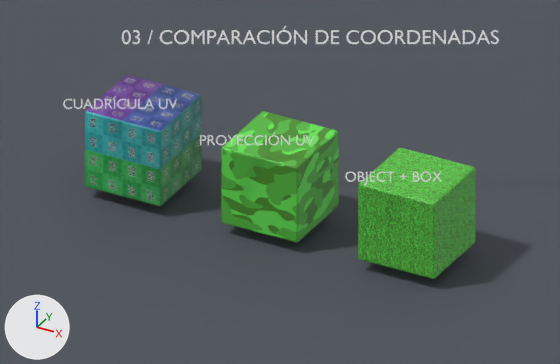
Before and after pictures for a commit that changed the Blender file entrega/03_mapeo_uv.blend.
The view is the same before and after, from the file's camera 'Cámara entrega'. Every picture has the same lights, and +X, +Y and +Z are marked at lower left. The first picture is the older version.

Names of what the first picture shows: 'Camo Object Box', 'Camo UV', 'Etiqueta - 03 / COMPARACIÓN DE COORDENADAS', 'Etiqueta - CUADRÍCULA UV', 'Etiqueta - OBJECT + BOX', 'Etiqueta - PROYECCIÓN UV', 'Plataforma de estudio', 'UV Grid'.
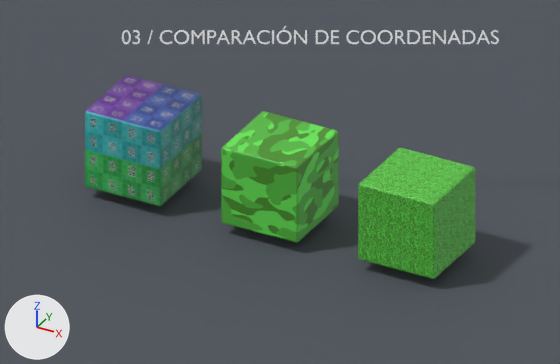
Boxes [x1, y1, x2, y2] around the edits, measured in the pictures (560 x 364 px):
'Etiqueta - 03 / COMPARACIÓN DE COORDENADAS', text changed: [122, 26, 499, 44] in both
'Etiqueta - PROYECCIÓN UV', deleted: before [200, 132, 314, 145]
'Etiqueta - CUADRÍCULA UV', deleted: before [63, 96, 177, 109]
'Etiqueta - OBJECT + BOX', deleted: before [345, 171, 442, 185]

Diff of the bpy script that builds the scene:
```diff
--- a/entrega/03_mapeo_uv.blend.py
+++ b/entrega/03_mapeo_uv.blend.py
@@ ob_etiqueta___cuadrícula_uv @@
-ob_etiqueta___cuadrícula_uv = bpy.data.objects.new('Etiqueta - CUADRÍCULA UV', txt_texto)
-ob_etiqueta___cuadrícula_uv.location = (-3.2, -1.0, 2.46)
-ob_etiqueta___cuadrícula_uv.rotation_euler = (1.061, 0.0, 0.499)  # degrees (61, 0, 29)
@@ ob_etiqueta___object___box @@
-ob_etiqueta___object___box = bpy.data.objects.new('Etiqueta - OBJECT + BOX', txt_texto_002)
-ob_etiqueta___object___box.location = (3.2, -1.0, 2.46)
-ob_etiqueta___object___box.rotation_euler = (1.061, 0.0, 0.499)  # degrees (61, 0, 29)
@@ ob_etiqueta___proyección_uv @@
-ob_etiqueta___proyección_uv = bpy.data.objects.new('Etiqueta - PROYECCIÓN UV', txt_texto_001)
-ob_etiqueta___proyección_uv.location = (0.0, -1.0, 2.46)
-ob_etiqueta___proyección_uv.rotation_euler = (1.061, 0.0, 0.499)  # degrees (61, 0, 29)
```
